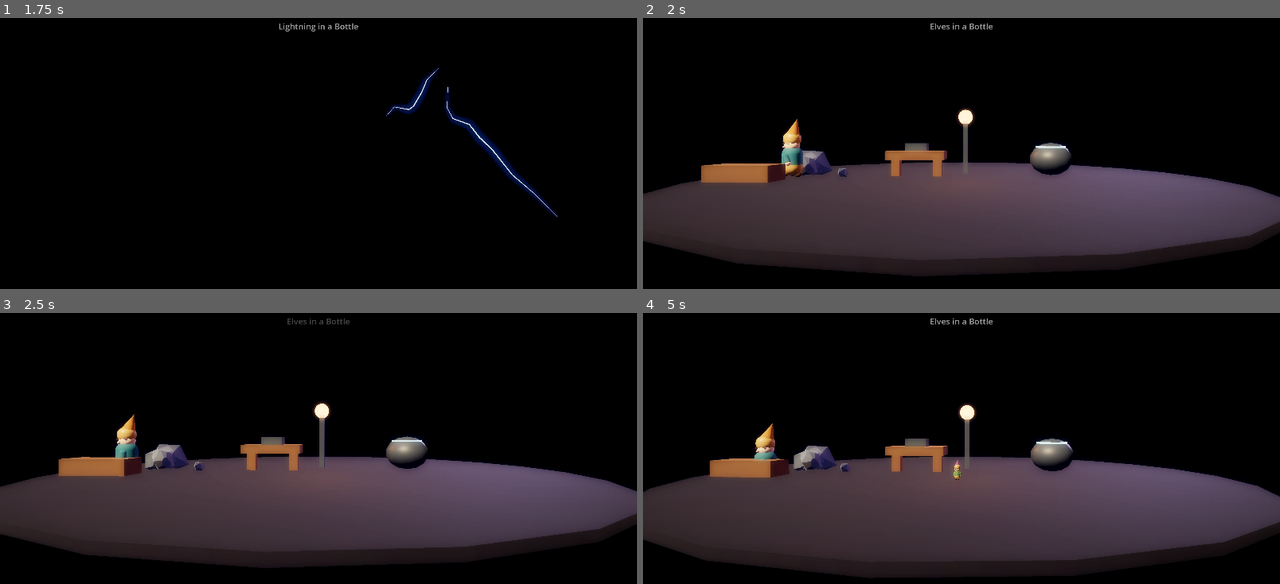
Above: before the commit, frames 1-4 (two rows, left to right).
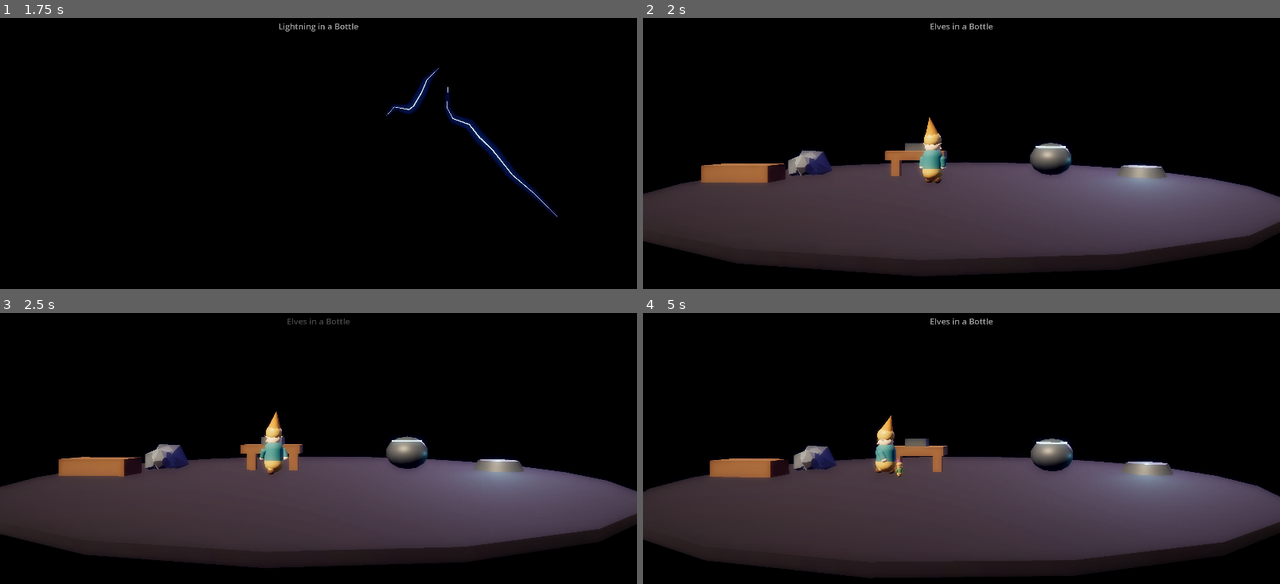
Above: after the commit, the same moments.

Repository: WillisLiao/X-in-a-bottle
Game: Godot game, scene res://Main.tscn
The game is run twice, just before and just after one commit, with the same random seed, the same clock (stepped at 60 frames per second) and the same inputs.
Inputs (mouse positions are in pixels of both pictures, inside the frame that each line leads up to):
- Up to frame 1 (1.75 s): tap Enter at 0.5 s; move the mouse to (458, 129) at 0.52 s; click (458, 129) at 0.67 s; tap Space at 1.25 s; drag from (191, 158) to (286, 202) at 1.27 s
- Up to frame 2 (2 s): no input
- Up to frame 3 (2.5 s): move the mouse to (382, 375) at 2.02 s; click (382, 375) at 2.17 s
- Up to frame 4 (5 s): drag from (929, 497) to (770, 394) at 2.77 s; move the mouse to (1152, 481) at 3.52 s; click (1152, 481) at 3.67 s; drag from (770, 394) to (865, 364) at 4.27 s

Frame 1 is identical in both runs. In frame 2, 2.2% of the frame differs, in the area x 21-83%, y 33-65%; in frame 3, 2.0%; in frame 4, 2.1%.

Commit message:
Handoff: elf interiority, and the in-flight spire and movement work
Records the answer to the consciousness question so it does not get relitigated:
the elves are utility-maximising agents, nobody knows how to build
consciousness, there is no test that would confirm it, and it is therefore not a
specifiable requirement. The goal that replaces it is that a viewer watching one
elf for ninety seconds believes there is someone in there, which is testable by
showing the same elf to two people.

Names the root cause of them reading as NPCs: they are omniscient. Every elf
reads exact pile counts everywhere, instantly, through walls. An agent that is
never wrong and never has to go and look cannot have a point of view. The
blueprint is ordered from that outward - belief and ignorance first, then gaze,
mood, formed preference, private goals, relationships, communication, motor
signature.

Also commits the work in flight rather than leaving it loose: per-elf standing
spots, curved routes and separation steering so they stop walking single file,
and the spire - sparks are no longer burned in a lamp but set permanently into a
structure that rises through the session. It compiles but has never been
rendered or deployed, and the lamp it replaced may have left stale references.

Diff:
--- a/Bottle3D/scripts/elf_world.gd
+++ b/Bottle3D/scripts/elf_world.gd
@@ -97,6 +97,13 @@
 	var sociable := 0.0
 	var fidget := 0.0
 
+	# Where this one stands when it approaches something, and how much it curves
+	# on the way. Without these everybody walks the same line to the same spot
+	# and the place reads as a conveyor rather than somewhere people live.
+	var spot := 0.0
+	var route_bias := 0.0
+	var gait := 1.0
+
 	var energy := 1.0
 	var task: Task = Task.NONE
 	var bench: Bench
@@ -106,6 +113,8 @@
 	var carry_kind: Kind
 	var tool: Node3D
 	var target: Vector3
+	var waypoint: Vector3
+	var has_waypoint := false
 	var work_left := 0.0
 	var pause := 0.0
 	var grown := 0.0
@@ -123,14 +132,16 @@
 var _pot_out: Pile
 
 var _hearth := Vector3(-1.95, FLOOR_Y, 0.42)
-var _lamp_stand := Vector3(0.35, FLOOR_Y, 0.10)
-var _lamp_at := Vector3(0.05, FLOOR_Y, -0.42)
-
-## What the whole workshop is for. Burns down on its own and is topped up by
-## sparks, so a stalled chain is visible as the room going dark.
-var _lamp_fuel := 0.55
-var _lamp_node: MeshInstance3D
-var _lamp_light: OmniLight3D
+var _spire_at := Vector3(1.90, FLOOR_Y, -0.20)
+var _spire_stand := Vector3(1.90, FLOOR_Y, 0.20)
+
+## What the workshop is actually for. Every spark carried over becomes a piece
+## of it, permanently, and the thing rises through the session. Sparks used to
+## be burned in a lamp, which meant hours of work left nothing behind - the
+## chain ran but nothing was ever built.
+var _spire: Array[MeshInstance3D] = []
+var _spire_light: OmniLight3D
+const SPIRE_MAX := 26
 
 var _time := 0.0
 var _quake := 0.0
@@ -158,7 +169,7 @@
 	_build_seam(Vector3(-1.55, FLOOR_Y, -0.15))
 	_build_anvil(Vector3(-0.45, FLOOR_Y, -0.10))
 	_build_cauldron(Vector3(0.95, FLOOR_Y, -0.15))
-	_build_lamp(_lamp_at)
+	_build_spire(_spire_at)
 	_build_hearth(_hearth)
 
 
@@ -173,15 +184,15 @@
 	position = Vector3(randf_range(-1.0, 1.0), randf_range(-1.0, 1.0), 0.0) \
 		* _quake * 0.09
 
-	# The lamp burns whether anyone tends it or not. This is the clock the whole
-	# workshop runs against: let the chain stall and the room dims.
-	_lamp_fuel = maxf(0.0, _lamp_fuel - delta * 0.012)
-	var glow := 0.25 + _lamp_fuel * 1.9
-	if _lamp_node:
-		var mat: StandardMaterial3D = _lamp_node.material_override
-		mat.emission_energy_multiplier = glow + sin(_time * 1.7) * 0.12
-	if _lamp_light:
-		_lamp_light.light_energy = 0.25 + _lamp_fuel * 1.5
+	# The spire lights the room in proportion to how much of it exists, so the
+	# work is legible as a thing that has been achieved rather than a number.
+	var built := float(_spire.size()) / float(SPIRE_MAX)
+	if _spire_light:
+		_spire_light.light_energy = 0.20 + built * 2.1
+		_spire_light.position = _spire_at + Vector3(0, 0.14 + float(_spire.size()) * 0.082, 0)
+	for i in _spire.size():
+		var mat: StandardMaterial3D = _spire[i].material_override
+		mat.emission_energy_multiplier = 0.9 + sin(_time * 1.3 + float(i) * 0.6) * 0.25
 
 	for e in _elves:
 		_tick_elf(e, delta)
@@ -201,7 +212,7 @@
 	# well past the point a soft one has gone to sit down.
 	if e.energy < 0.18 * e.stamina:
 		e.task = Task.REST
-		e.target = _hearth + Vector3(randf_range(-0.18, 0.18), 0, randf_range(-0.1, 0.1))
+		_head_for(e, _stand_near(e, _hearth))
 		return
 
 	var best := Task.IDLE
@@ -212,8 +223,10 @@
 
 	# Feeding the lamp. Gets more urgent the darker it gets, which is what pulls
 	# everyone toward the end of the chain when the room starts to fade.
-	if _pot_out.count() > 0:
-		var score := (1.6 - _lamp_fuel) * 1.4
+	if _pot_out.count() > 0 and _spire.size() < SPIRE_MAX:
+		# Building outranks everything else. It is the only step that leaves a
+		# mark, so the closer a spark is to the spire the harder it pulls.
+		var score := 1.5 + float(_pot_out.count()) * 0.18
 		score = _weigh(e, Task.FEED, score, _pot_out.stand)
 		if score > best_score:
 			best_score = score
@@ -259,21 +272,48 @@
 
 	match best:
 		Task.FEED, Task.CARRY:
-			e.target = best_from.stand
+			_head_for(e, _stand_near(e, best_from.stand))
 		Task.IDLE:
 			# Their own time. Wandering, looking at things, standing near
 			# someone. Not filler: an elf that never does anything unprompted
 			# reads as a machine waiting for input.
-			e.target = _somewhere_own(e)
+			_head_for(e, _somewhere_own(e))
 			e.pause = randf_range(1.5, 5.0)
 		_:
 			if best_bench:
 				best_bench.taken_by = e.id
-				e.target = best_bench.stand
+				_head_for(e, _stand_near(e, best_bench.stand))
 
 
 ## Traits applied to a raw urgency. Distance, taste, tiredness, and a pull
 ## toward or away from whoever else is about.
+## Somewhere near a station rather than exactly on its mark, chosen per elf, so
+## two of them never occupy the same patch of floor and a queue looks like
+## people gathered round rather than a line.
+func _stand_near(e: Elf, at: Vector3) -> Vector3:
+	var r := 0.16 + absf(e.route_bias) * 0.22
+	return at + Vector3(cos(e.spot) * r, 0.0, sin(e.spot) * r * 0.6)
+
+
+## Sets a destination and, if it is far enough away, a waypoint off to one side
+## so the walk there is a curve of this elf's own rather than the straight line
+## everybody else takes.
+func _head_for(e: Elf, at: Vector3) -> void:
+	e.target = at
+	e.has_waypoint = false
+
+	var away := e.node.position.distance_to(at)
+	if away < 0.85 or absf(e.route_bias) < 0.08:
+		return
+
+	var mid := (e.node.position + at) * 0.5
+	var along := (at - e.node.position).normalized()
+	var side := Vector3(-along.z, 0.0, along.x)
+	e.waypoint = mid + side * e.route_bias * away * 0.35
+	e.waypoint.y = FLOOR_Y
+	e.has_waypoint = true
+
+
 func _weigh(e: Elf, task: Task, score: float, at: Vector3) -> float:
 	var away := e.node.position.distance_to(at)
 	score -= away * 0.16
@@ -317,14 +357,40 @@
 	if e.task == Task.NONE:
 		_decide(e)
 
-	var toward := e.target - e.node.position
+	# Steer to the waypoint first if there is one, so the route bends.
+	var aim := e.waypoint if e.has_waypoint else e.target
+	var toward := aim - e.node.position
 	toward.y = 0.0
-	var arrived := toward.length() < 0.08
+
+	if e.has_waypoint and toward.length() < 0.20:
+		e.has_waypoint = false
+		aim = e.target
+		toward = aim - e.node.position
+		toward.y = 0.0
+
+	var arrived := (not e.has_waypoint) and toward.length() < 0.10
 
 	if not arrived:
-		e.node.position += toward.normalized() * minf(delta * e.pace, toward.length())
+		var dir := toward.normalized()
+
+		# Keep out of each other's way. Without this they walk through one
+		# another and converge into a single file down the middle of the room.
+		var push := Vector3.ZERO
+		for other in _elves:
+			if other.id == e.id:
+				continue
+			var gap := e.node.position - other.node.position
+			gap.y = 0.0
+			var d := gap.length()
+			if d > 0.001 and d < 0.34:
+				push += gap.normalized() * (0.34 - d) / 0.34
+		if push.length() > 0.001:
+			dir = (dir + push * 1.15).normalized()
+
+		var step: float = delta * e.pace
+		e.node.position += dir * step
 		e.node.rotation.y = lerp_angle(e.node.rotation.y,
-			atan2(toward.x, toward.z), delta * 2.5)
+			atan2(dir.x, dir.z), delta * 2.5)
 	else:
 		_act(e, delta)
 
@@ -359,7 +425,8 @@
 					_finish(e)
 					return
 				_lift(e, e.from_pile)
-				e.target = (_lamp_stand if e.task == Task.FEED else e.to_pile.stand)
+				_head_for(e, _stand_near(e,
+					_spire_stand if e.task == Task.FEED else e.to_pile.stand))
 			else:
 				if e.task == Task.FEED:
 					_burn(e)
@@ -441,12 +508,40 @@
 	_finish(e)
 
 
+## The spark is not spent, it is set into the spire. The piece stays there for
+## the rest of the session and the thing is measurably taller than it was.
 func _burn(e: Elf) -> void:
 	e.node.remove_child(e.carrying)
 	e.carrying.queue_free()
 	e.carrying = null
-	_lamp_fuel = minf(1.0, _lamp_fuel + 0.22)
+
+	if _spire.size() < SPIRE_MAX:
+		_place_piece()
+
 	_finish(e)
+
+
+func _place_piece() -> void:
+	var index := _spire.size()
+
+	var piece := MeshInstance3D.new()
+	piece.mesh = Geometry.crystal(0.085 - float(index) * 0.0014, 0.22)
+
+	# A slow twist as it climbs, so a tall one is a spiral rather than a stack.
+	var turn := float(index) * 0.7
+	piece.position = _spire_at + Vector3(
+		cos(turn) * 0.055, 0.10 + float(index) * 0.082, sin(turn) * 0.055)
+	piece.rotation = Vector3(randf_range(-0.3, 0.3), turn, randf_range(-0.3, 0.3))
+
+	var mat := World.solid_material(SPARK_COLOR, 0.25)
+	mat.emission_enabled = true
+	mat.emission = SPARK_COLOR
+	mat.emission_energy_multiplier = 1.0
+	piece.material_override = mat
+	piece.cast_shadow = GeometryInstance3D.SHADOW_CASTING_SETTING_OFF
+
+	add_child(piece)
+	_spire.append(piece)
 
 
 ## A tool in the hand, and a workpiece to swing it at. Without both, the arm
@@ -523,7 +618,7 @@
 
 func _animate(e: Elf, delta: float, walking_now: bool) -> void:
 	var walking := 1.0 if walking_now else 0.0
-	var stride := sin(_time * 3.0 * (e.pace / 0.30) + e.phase) * 0.5 * walking
+	var stride := sin(_time * 3.0 * e.gait * (e.pace / 0.30) + e.phase) * 0.5 * walking
 
 	for l in e.legs.size():
 		e.legs[l].rotation.x = -stride * (1.0 if l == 0 else -1.0)
@@ -590,6 +685,9 @@
 	# another a smith without anybody deciding it.
 	e.pace = randf_range(0.22, 0.40)
 	e.stamina = randf_range(0.55, 1.0)
+	e.spot = randf() * TAU
+	e.route_bias = randf_range(-0.55, 0.55)
+	e.gait = randf_range(0.82, 1.25)
 	e.sociable = randf_range(-0.25, 0.40)
 	e.fidget = randf_range(0.0, 0.45)
 	e.likes = [Task.CUT, Task.FORGE, Task.BREW, Task.CARRY, Task.FEED][randi() % 5]
@@ -608,6 +706,12 @@
 
 func _shrink() -> void:
 	_quake = 1.0
+
+	# The top of the spire comes off. Work is not just interrupted by handling
+	# the phone, it is undone, which is the rule the whole app runs on.
+	for _p in 2:
+		if _spire.size() > 0:
+			_spire.pop_back().queue_free()
 
 	var leaving := int(ceil(float(_elves.size()) * LOSS_FRACTION))
 	for _i in leaving:
@@ -777,29 +881,26 @@
 	_make_bench(Task.BREW, at + Vector3(0, 0, 0.30), _pot_in, _pot_out, 6.5)
 
 
-func _build_lamp(at: Vector3) -> void:
-	_box(at + Vector3(0, 0.30, 0), Vector3(0.028, 0.30, 0.028),
-		World.solid_material(IRON, 0.5))
-
-	var globe := SphereMesh.new()
-	globe.radius = 0.085
-	globe.height = 0.17
-	globe.radial_segments = 10
-	globe.rings = 6
-
-	_lamp_node = MeshInstance3D.new()
-	_lamp_node.mesh = globe
-	_lamp_node.position = at + Vector3(0, 0.64, 0)
-	_lamp_node.material_override = World.glow_material(EMBER, 0.85)
-	_lamp_node.cast_shadow = GeometryInstance3D.SHADOW_CASTING_SETTING_OFF
-	add_child(_lamp_node)
-
-	_lamp_light = OmniLight3D.new()
-	_lamp_light.position = at + Vector3(0, 0.64, 0)
-	_lamp_light.light_color = EMBER
-	_lamp_light.omni_range = 2.8
-	_lamp_light.shadow_enabled = false
-	add_child(_lamp_light)
+func _build_spire(at: Vector3) -> void:
+	# A footing to build on, so the first piece has somewhere to sit.
+	var base := CylinderMesh.new()
+	base.top_radius = 0.19
+	base.bottom_radius = 0.24
+	base.height = 0.10
+	base.radial_segments = 10
+	var base_node := MeshInstance3D.new()
+	base_node.mesh = base
+	base_node.position = at + Vector3(0, 0.05, 0)
+	base_node.material_override = World.solid_material(IRON, 0.6)
+	base_node.cast_shadow = GeometryInstance3D.SHADOW_CASTING_SETTING_OFF
+	add_child(base_node)
+
+	_spire_light = OmniLight3D.new()
+	_spire_light.position = at + Vector3(0, 0.2, 0)
+	_spire_light.light_color = SPARK_COLOR
+	_spire_light.omni_range = 3.4
+	_spire_light.shadow_enabled = false
+	add_child(_spire_light)
 
 
 func _build_hearth(at: Vector3) -> void:
Not shown, changed: handoffs/HANDOFF.md
Not shown, added: handoffs/NEXT-SESSION-elf-interiority.md
